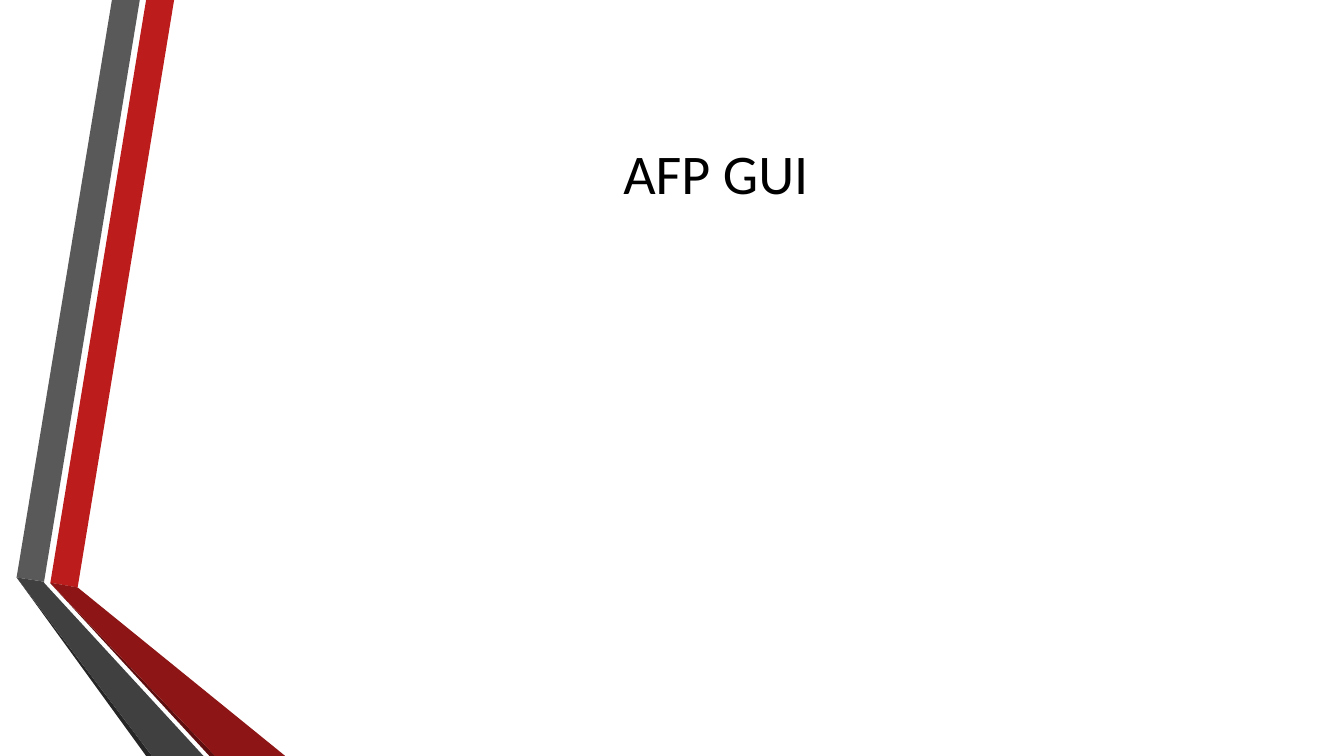
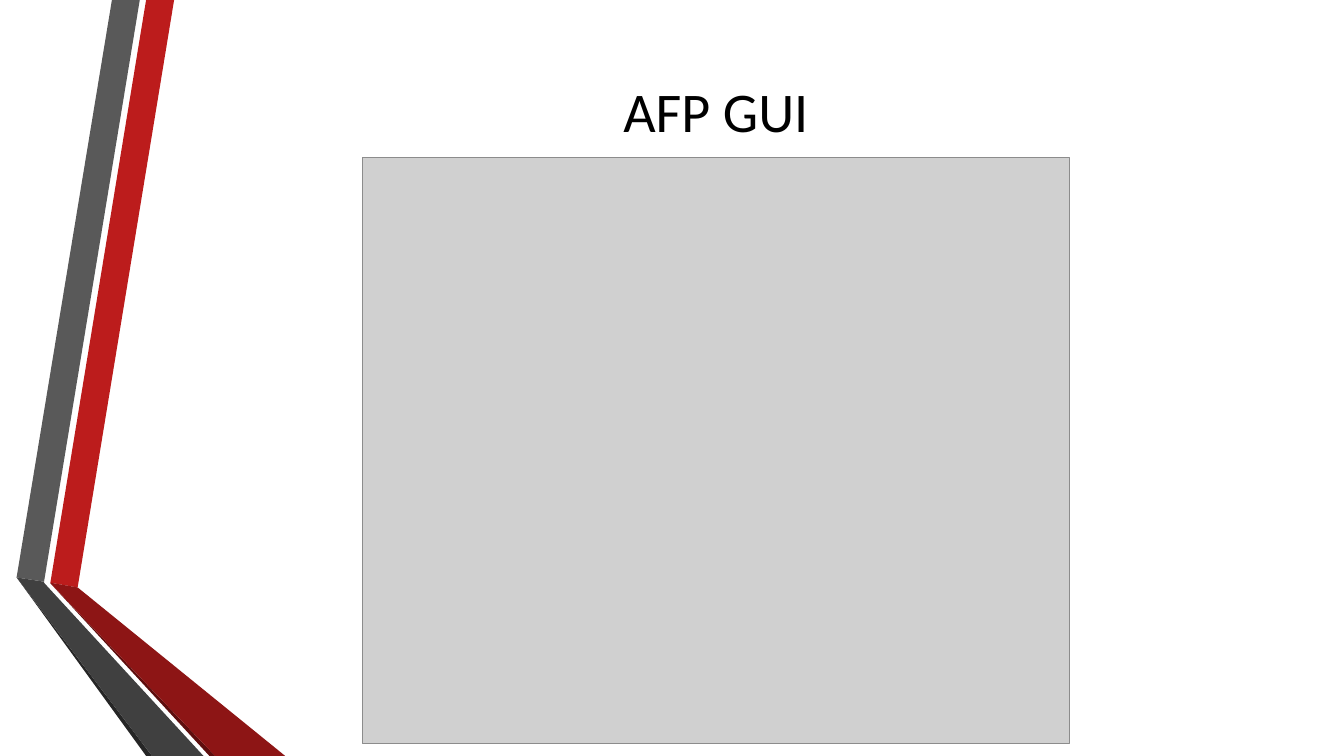
Before and after one commit to BobbyEdwards/SERTS_AudioPlayerProject, a slide deck: slide 6 of SERTS AFP Final Presentation.pptx (slide 5 before the commit). Drawn at 1344x756 pixels with LibreOffice and Linux fonts; fonts in the diff are those of the drawing; grey boxes stand for pictures; background and template pictures are left out. Boxes give left, top, right and bottom in pixels: in the first picture for what was removed or moved away, otherwise in the second. Text is boxed around its words. In the diff, an @@ line names an element or a change of style, - is before the commit and + after.

```diff
--- a/SERTS AFP Final Presentation.pptx
+++ b/SERTS AFP Final Presentation.pptx
@@ title "AFP GUI": place and size @@
-title "AFP GUI" at bbox=[623, 157, 808, 195]
+title "AFP GUI" at bbox=[623, 95, 808, 133]
@@ picture added at bbox=[363, 157, 1070, 744] @@
```
Also in this commit, not shown: 3 other slides changed, 1 slide added, 6 other files.
